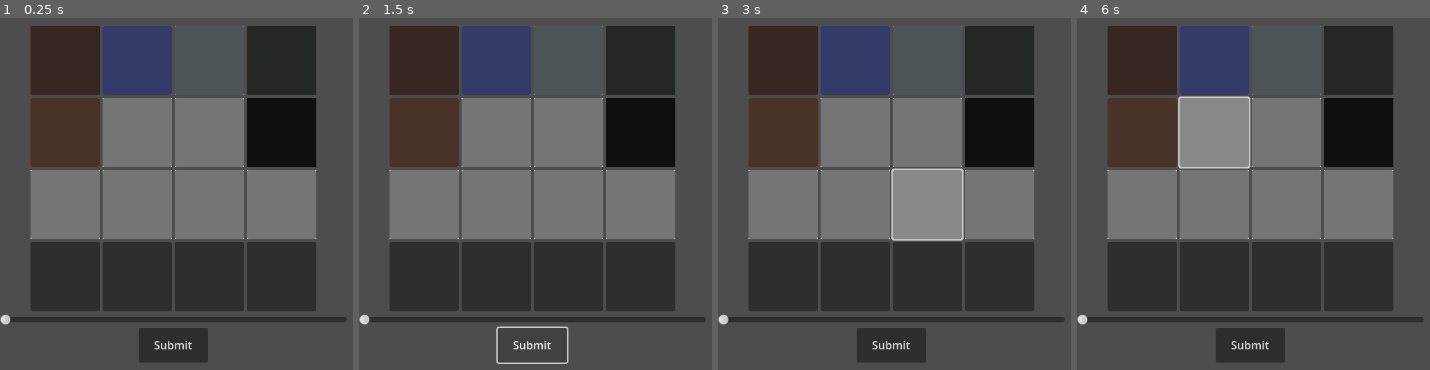
Above: before the commit, frames 1-4 (left to right).
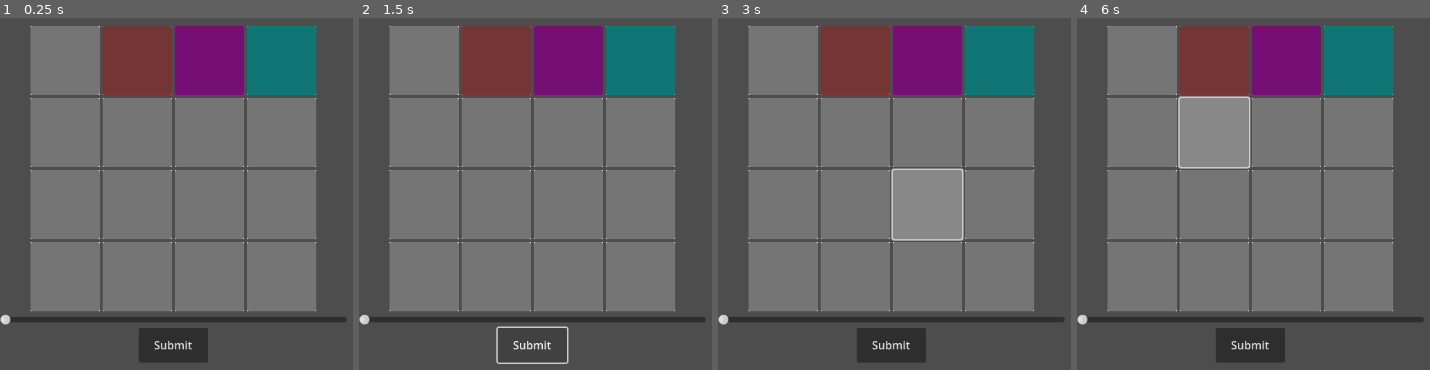
Above: after the commit, the same moments.

Repository: PedroSteinmacherEngelhardt/harder-paint
Game: Godot game, scene res://inteface.tscn
Same seed, same stepped clock (60 frames per second), same inputs: the game is played once before the commit and once after it. This scene is started directly instead of the project's main scene.
Inputs (mouse positions are in pixels of both pictures, inside the frame that each line leads up to):
- Up to frame 1 (0.25 s): no input
- Up to frame 2 (1.5 s): click (422, 60) at 0.52 s; click "Submit" at 1.25 s
- Up to frame 3 (3 s): tap Enter (ui_accept) at 2, 2.27, 2.75 s; move the mouse to (outside the picture) at 2.02 s; press the mouse at (outside the picture) at 2.03 s; hold D (right) 2.03-2.78 s; move the mouse to (958, 232) at 2.77 s; release the mouse at (958, 232) at 2.78 s; hold S (down) from 2.78 s (still down); click (958, 232) at 2.85 s
- Up to frame 4 (6 s): tap Enter (ui_accept) at 3.02, 3.5, 4.25, 4.52, 5, 5.27, 5.75 s; move the mouse to (outside the picture) at 3.52 s; release S (down) at 3.53 s; press the mouse at (outside the picture) at 3.53 s; hold D (right) 3.53-4.28 s; move the mouse to (outside the picture) at 4.27 s; release the mouse at (outside the picture) at 4.28 s; hold W (up) 4.28-5.03 s; click (outside the picture) at 4.35 s; move the mouse to (outside the picture) at 5.02 s; press the mouse at (outside the picture) at 5.03 s; hold A (left) from 5.03 s (still down); move the mouse to (1235, 144) at 5.77 s; release the mouse at (1235, 144) at 5.78 s; click (1235, 144) at 5.85 s

The runs differ from the first frame. In frame 1, 38% of the frame differs, in the area x 8-90%, y 2-84%; in frame 2, 38%; in frame 3, 38%; in frame 4, 38%.

Commit message:
Revert "Merge branch 'main' of https://github.com/PedroSteinmacherEngelhardt/harder-paint"
This reverts commit 0b36f2cc53c4c4345d2f4fafb830bbea039f4e2e, reversing
changes made to c058affa9a9b19856758d150c46ce387a91e7c53.

Diff:
--- a/demo.tscn
+++ b/demo.tscn
@@ -1,10 +1,12 @@
-[gd_scene load_steps=33 format=3 uid="uid://yyjc8fnroj4f"]
+[gd_scene load_steps=34 format=3 uid="uid://yyjc8fnroj4f"]
 
 [ext_resource type="Texture2D" uid="uid://dgd7wp7c2m1uc" path="res://assets/background/floor.png" id="1_ekxac"]
+[ext_resource type="Script" path="res://demo.gd" id="1_rsxib"]
 [ext_resource type="PackedScene" uid="uid://fclkh4vgro8u" path="res://player.tscn" id="1_xiyyp"]
 [ext_resource type="Texture2D" uid="uid://ckmx5vgadic3u" path="res://assets/background/wall.png" id="2_6hrfj"]
 [ext_resource type="Texture2D" uid="uid://co53gls3o2bqc" path="res://assets/background/ceiling.jpg" id="2_g36gq"]
 [ext_resource type="PackedScene" uid="uid://de7w3oawgybdl" path="res://canvas.tscn" id="2_g76wc"]
+[ext_resource type="PackedScene" uid="uid://2palx4mvtn7a" path="res://annoying_popup/annoying_pop_up.tscn" id="2_n4qrs"]
 [ext_resource type="Script" path="res://color_selector.gd" id="3_l2vn1"]
 [ext_resource type="Texture2D" uid="uid://brhmby0sl5d6e" path="res://assets/paintings/staler/staler.png" id="7_4m55o"]
 [ext_resource type="PackedScene" uid="uid://cokhyq5mn05g6" path="res://inteface.tscn" id="8_imkoo"]
@@ -12,7 +14,6 @@
 [ext_resource type="PackedScene" uid="uid://hy4k25fa61jb" path="res://assets/mobilia/lightbulb/lightbulb.gltf" id="10_307va"]
 [ext_resource type="PackedScene" uid="uid://bi8u7xryj3lt8" path="res://assets/mobilia/table/table.gltf" id="11_u2hre"]
 [ext_resource type="PackedScene" uid="uid://d3egtbfa2xfym" path="res://assets/mobilia/computer/old pc.gltf" id="12_jtx4w"]
-[ext_resource type="PackedScene" uid="uid://6k3ew6mawu10" path="res://assets/mobilia/lightbulb/cable.gltf" id="13_sfse3"]
 
 [sub_resource type="PlaneMesh" id="PlaneMesh_dqmlb"]
 size = Vector2(10, 50)
@@ -200,7 +201,7 @@
 shape = SubResource("ConvexPolygonShape3D_m8hvg")
 
 [node name="SpotLight3D" type="SpotLight3D" parent="."]
-transform = Transform3D(1, 0, 0, 0, -4.37114e-08, 1, 0, -1, -4.37114e-08, 0, 4.2076, 0)
+transform = Transform3D(1, 0, 0, 0, -4.37114e-08, 1, 0, -1, -4.37114e-08, 0, 4, 0)
 light_energy = 7.209
 spot_range = 13.062
 spot_angle = 86.2064
@@ -219,5 +220,4 @@
 [node name="blockbench_export3" parent="." instance=ExtResource("12_jtx4w")]
 transform = Transform3D(-0.927171, 0, 0.374639, 0, 1, 0, -0.374639, 0, -0.927171, 2.24623, 0.895942, -4.3565)
 
-[node name="cable" parent="." instance=ExtResource("13_sfse3")]
-transform = Transform3D(1, 0, 0, 0, 10, 0, 0, 0, 1, 0, 5.12546, 0)
+[connection signal="submit" from="SubViewport/Control" to="." method="_on_control_submit"]
--- a/inteface.tscn
+++ b/inteface.tscn
@@ -26,19 +26,18 @@
 
 [node name="ColorButton" parent="VBoxContainer/HBoxContainer" instance=ExtResource("2_oaqxs")]
 layout_mode = 2
-color = Color(0.4, 0.223529, 0.192157, 1)
 
 [node name="ColorButton2" parent="VBoxContainer/HBoxContainer" instance=ExtResource("2_oaqxs")]
 layout_mode = 2
-color = Color(0.356863, 0.431373, 0.882353, 1)
+color = Color(1, 0.372549, 0.372549, 1)
 
 [node name="ColorButton3" parent="VBoxContainer/HBoxContainer" instance=ExtResource("2_oaqxs")]
 layout_mode = 2
-color = Color(0.607843, 0.678431, 0.717647, 1)
+color = Color(1, 0, 1, 1)
 
 [node name="ColorButton4" parent="VBoxContainer/HBoxContainer" instance=ExtResource("2_oaqxs")]
 layout_mode = 2
-color = Color(0.196078, 0.235294, 0.223529, 1)
+color = Color(0, 1, 1, 1)
 
 [node name="HBoxContainer2" type="HBoxContainer" parent="VBoxContainer"]
 layout_mode = 2
@@ -46,7 +45,6 @@
 
 [node name="ColorButton" parent="VBoxContainer/HBoxContainer2" instance=ExtResource("2_oaqxs")]
 layout_mode = 2
-color = Color(0.560784, 0.337255, 0.231373, 1)
 
 [node name="ColorButton2" parent="VBoxContainer/HBoxContainer2" instance=ExtResource("2_oaqxs")]
 layout_mode = 2
@@ -56,7 +54,6 @@
 
 [node name="ColorButton4" parent="VBoxContainer/HBoxContainer2" instance=ExtResource("2_oaqxs")]
 layout_mode = 2
-color = Color(0, 0, 0, 1)
 
 [node name="HBoxContainer3" type="HBoxContainer" parent="VBoxContainer"]
 layout_mode = 2
@@ -80,19 +77,15 @@
 
 [node name="ColorButton" parent="VBoxContainer/HBoxContainer4" instance=ExtResource("2_oaqxs")]
 layout_mode = 2
-color = Color(1, 1, 1, 0)
 
 [node name="ColorButton2" parent="VBoxContainer/HBoxContainer4" instance=ExtResource("2_oaqxs")]
 layout_mode = 2
-color = Color(1, 1, 1, 0)
 
 [node name="ColorButton3" parent="VBoxContainer/HBoxContainer4" instance=ExtResource("2_oaqxs")]
 layout_mode = 2
-color = Color(1, 1, 1, 0)
 
 [node name="ColorButton4" parent="VBoxContainer/HBoxContainer4" instance=ExtResource("2_oaqxs")]
 layout_mode = 2
-color = Color(1, 1, 1, 0)
 
 [node name="HSlider" type="HSlider" parent="VBoxContainer"]
 layout_mode = 2
Not shown, removed: assets/mobilia/lightbulb/cable.gltf
Not shown, removed: assets/mobilia/lightbulb/cable.gltf.import
Binary file removed: assets/mobilia/lightbulb/cable_0.png
Not shown, removed: assets/mobilia/lightbulb/cable_0.png.import
